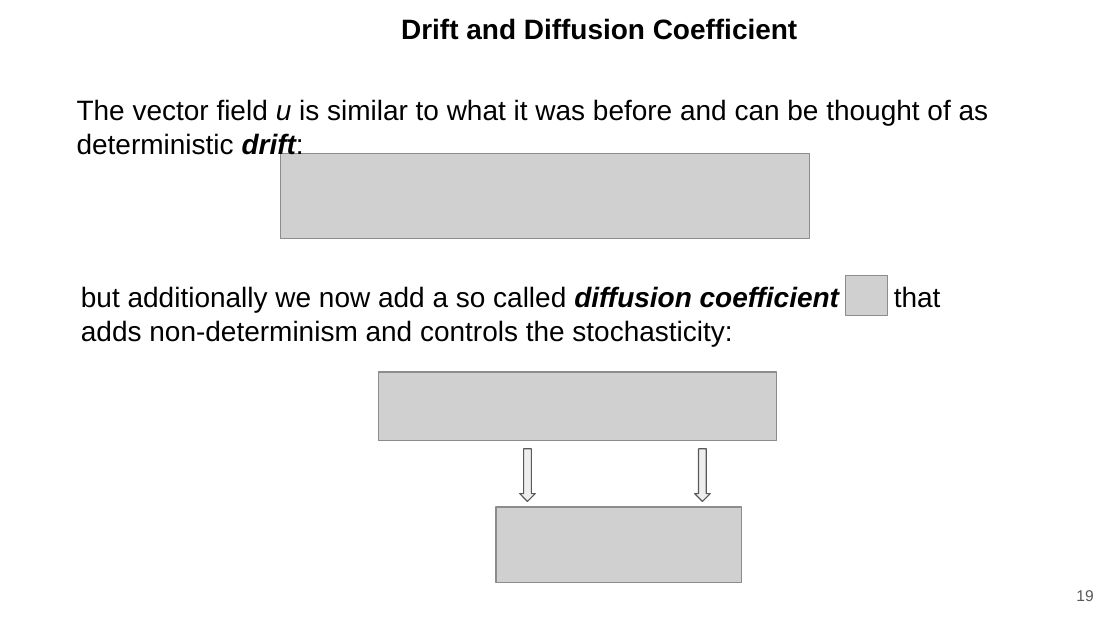
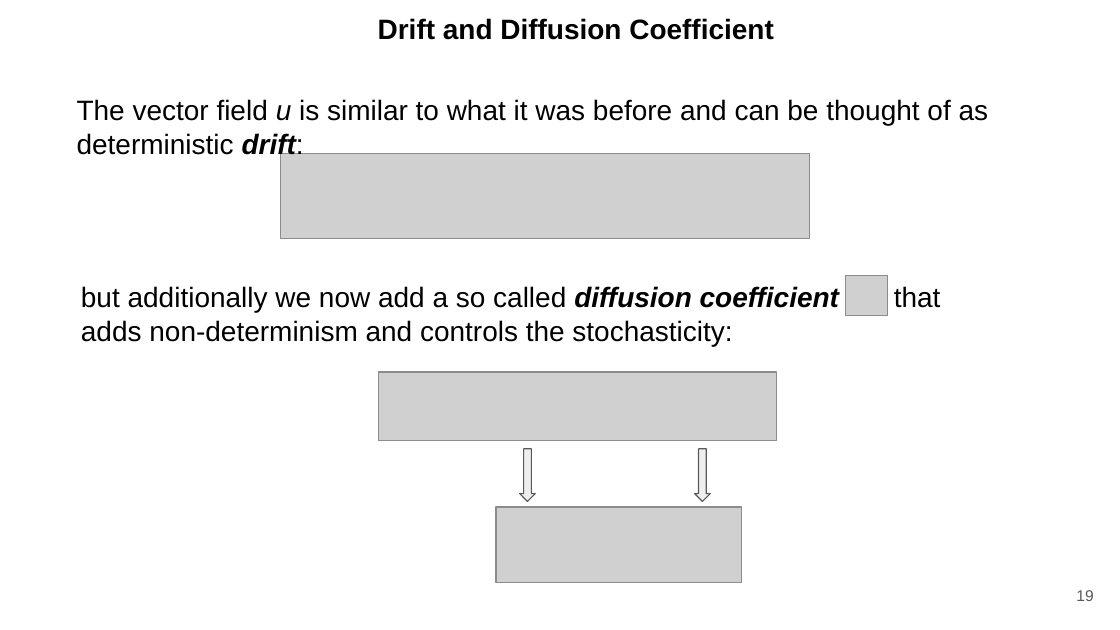
Before and after one commit to ducspe/DCPresentations, a slide deck: slide 19 of UnderstandingDiffusion/UnderstandingDiffusion.pptx. Drawn at 1120x630 pixels with LibreOffice and Linux fonts; fonts in the diff are those of the drawing; grey boxes stand for pictures. Boxes give left, top, right and bottom in pixels: in the first picture for what was removed or moved away, otherwise in the second. Text is boxed around its words. In the diff, an @@ line names an element or a change of style, - is before the commit and + after.

Commit message:
Add video tutorials and subtitles, and update presentation resources
- Add video tutorials for AlphaFold 2, Diffusion, and Tokenization.
- Add English SRT subtitles for Diffusion and Tokenization.
- Document that AlphaFold 2 subtitles are embedded in the video.
- Update presentation files and fix README links to their current names.
- Add README links to the videos and available subtitle files.

```diff
--- a/UnderstandingDiffusion/UnderstandingDiffusion.pptx
+++ b/UnderstandingDiffusion/UnderstandingDiffusion.pptx
@@ text "Drift and Diffusion Coefficient": place and size @@
-text "Drift and Diffusion Coefficient" at [401, 18, 798, 40]
+text "Drift and Diffusion Coefficient" at [378, 18, 774, 40]
```
Also in this commit, not shown: 16 other slides changed, 10 other files.
